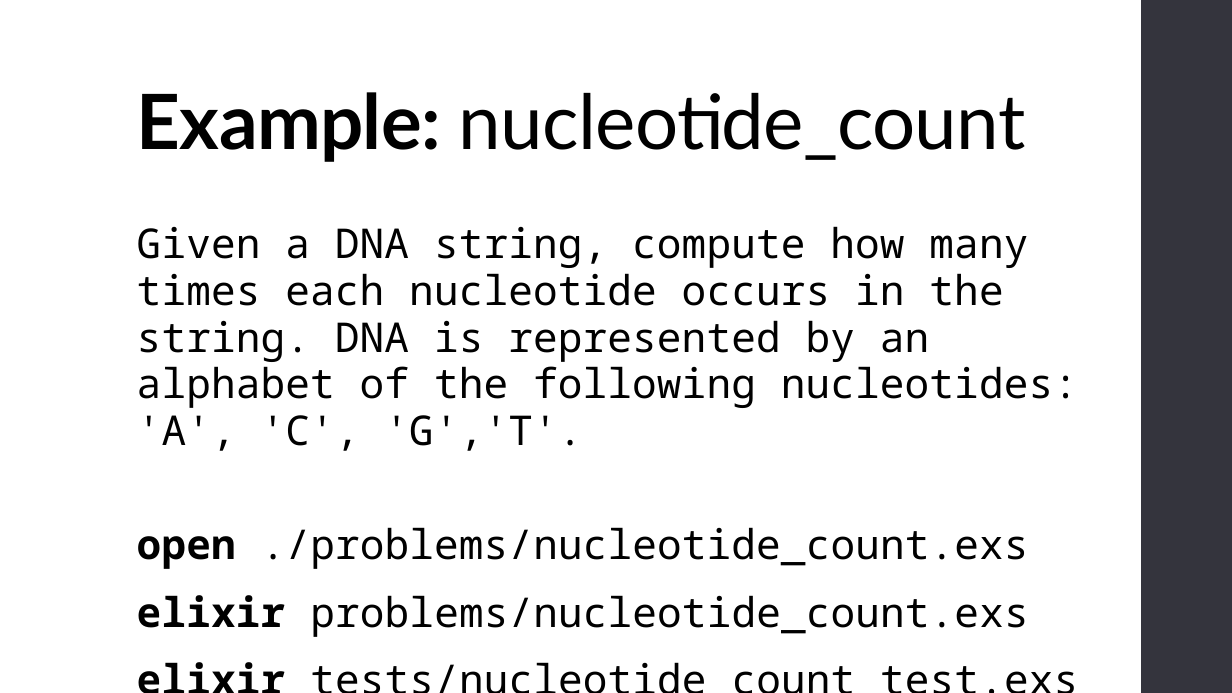
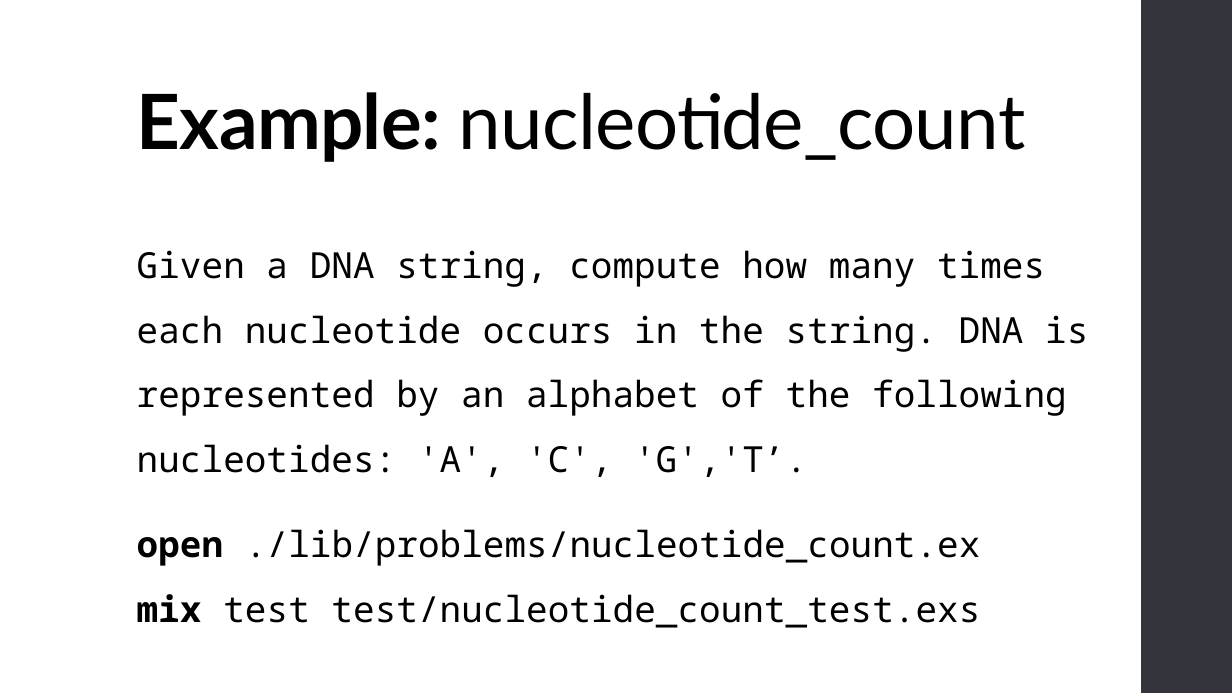
Before and after one commit to fp-uwa/intro-elixir, a slide deck: slide 20 of talk/slides.pptx (slide 14 before the commit). Drawn at 1232x693 pixels with LibreOffice and Linux fonts; fonts in the diff are those of the drawing. Boxes give left, top, right and bottom in pixels: in the first picture for what was removed or moved away, otherwise in the second. Text is boxed around its words. In the diff, an @@ line names an element or a change of style, - is before the commit and + after.

```diff
--- a/talk/slides.pptx
+++ b/talk/slides.pptx
@@ text at <box>137,250,1088,628</box>: text changed; size 32 to 28 pt @@
-Given a DNA string, compute how many times each nucleotide occurs in the string. DNA is represented by an alphabet of the following nucleotides: 'A', 'C', 'G','T'.
-open ./problems/nucleotide_count.exs
-elixir problems/nucleotide_count.exs
-elixir tests/nucleotide_count_test.exs
+Given a DNA string, compute how many times each nucleotide occurs in the string. DNA is represented by an alphabet of the following nucleotides: 'A', 'C', 'G','T’.
+open ./lib/problems/nucleotide_count.ex
+mix test test/nucleotide_count_test.exs
```
Also in this commit, not shown: 3 other slides changed, 5 slides added, 2 other files.
